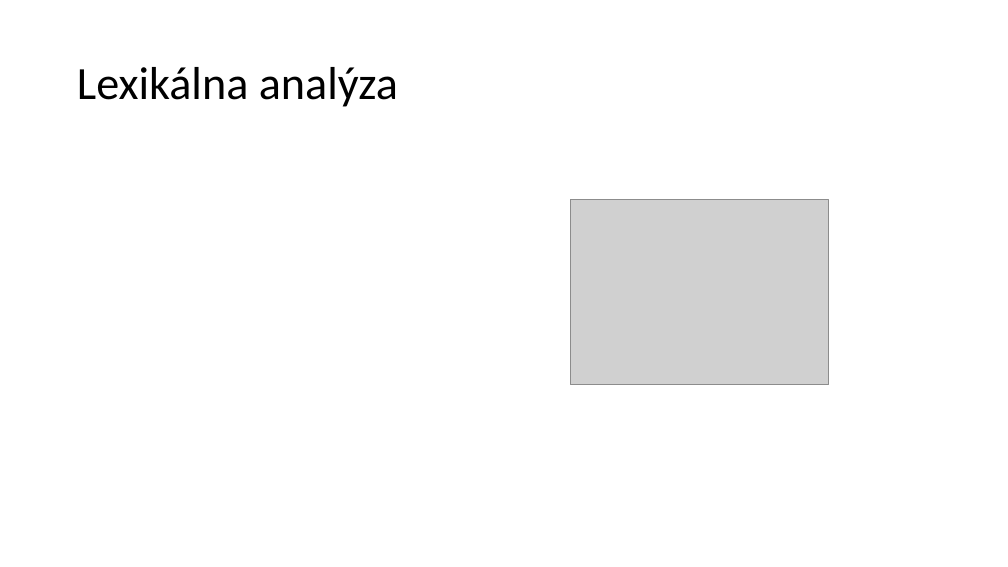
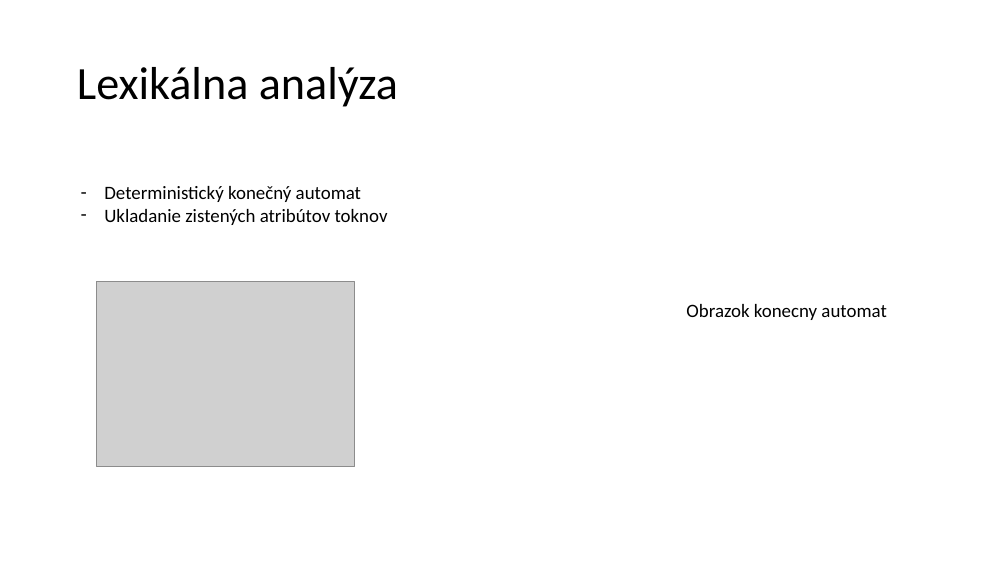
Before and after one commit to AndreiShchepa/BUT_COMPILER_2021, a slide deck: slide 4 of documentation/Presentation.pptx. Drawn at 1008x567 pixels with LibreOffice and Linux fonts; fonts in the diff are those of the drawing; grey boxes stand for pictures. Boxes give left, top, right and bottom in pixels: in the first picture for what was removed or moved away, otherwise in the second. Text is boxed around its words. In the diff, an @@ line names an element or a change of style, - is before the commit and + after.

```diff
--- a/documentation/Presentation.pptx
+++ b/documentation/Presentation.pptx
@@ text added at [104,186,388,225], 18 pt, text #000000 @@
+– Deterministický konečný automat
+– Ukladanie zistených atribútov toknov
@@ picture: place and size @@
-picture at [570,200,829,385]
+picture at [96,282,355,467]
@@ text added at [686,304,886,320], 18 pt, text #000000 @@
+Obrazok konecny automat
```
Also in this commit, not shown: 5 other slides changed, 1 slide added, 1 slide removed, 1 other file.
